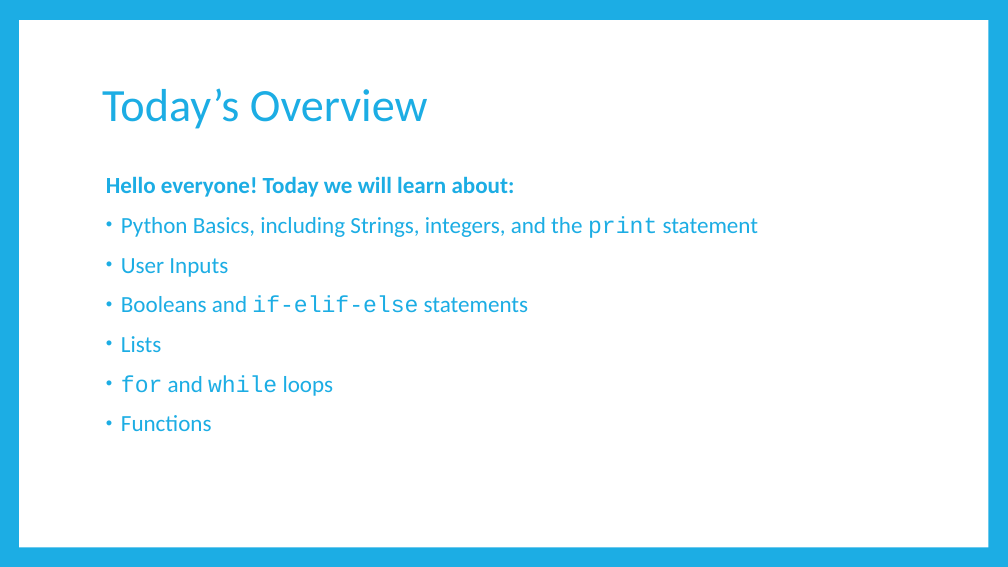
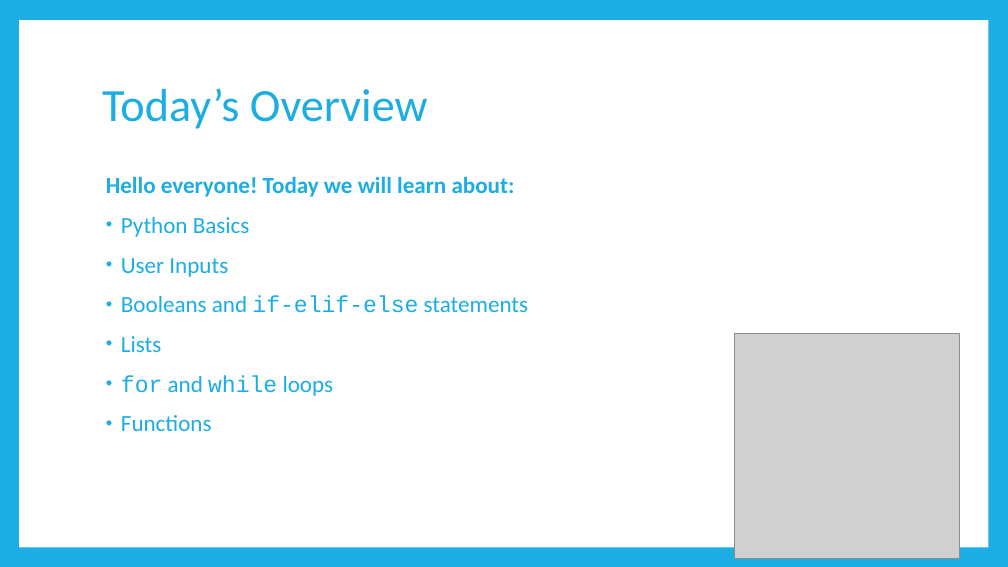
Before and after one commit to TristinSchlauch11/code-ninjas-python, a slide deck: slide 2 of Intro to Python.pptx. Drawn at 1008x567 pixels with LibreOffice and Linux fonts; fonts in the diff are those of the drawing; grey boxes stand for pictures. Boxes give left, top, right and bottom in pixels: in the first picture for what was removed or moved away, otherwise in the second. Text is boxed around its words. In the diff, an @@ line names an element or a change of style, - is before the commit and + after.

Commit message:
Updated PowerPoint, done basics, variables, and inputs

```diff
--- a/Intro to Python.pptx
+++ b/Intro to Python.pptx
@@ text at box(121, 217, 250, 237): text changed @@
-• Python Basics, including Strings, integers, and the print statement
+• Python Basics
@@ picture added at box(734, 334, 960, 560) @@
```
Also in this commit, not shown: 2 other slides changed, 18 slides added, 1 other file.
